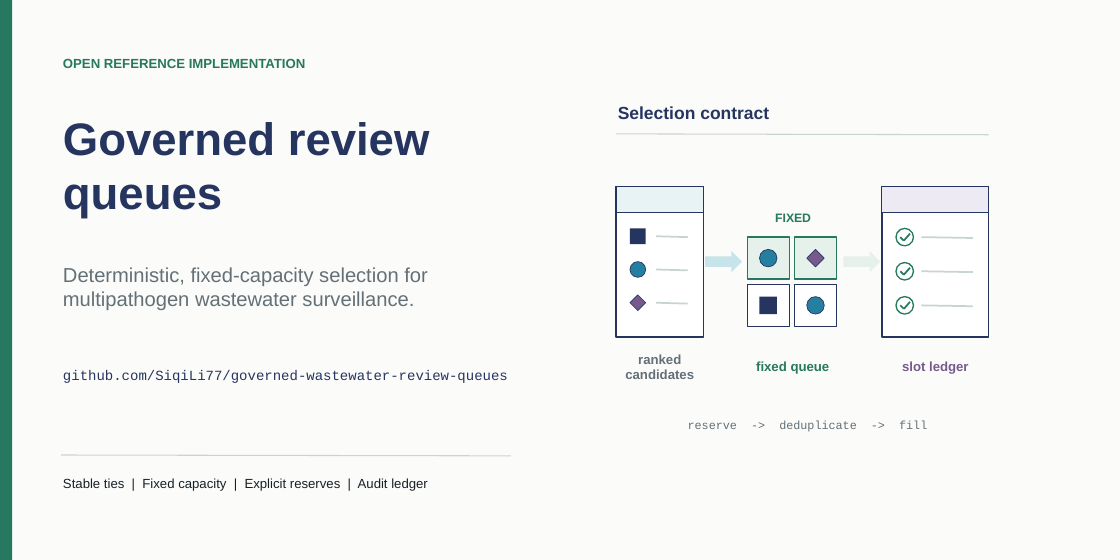
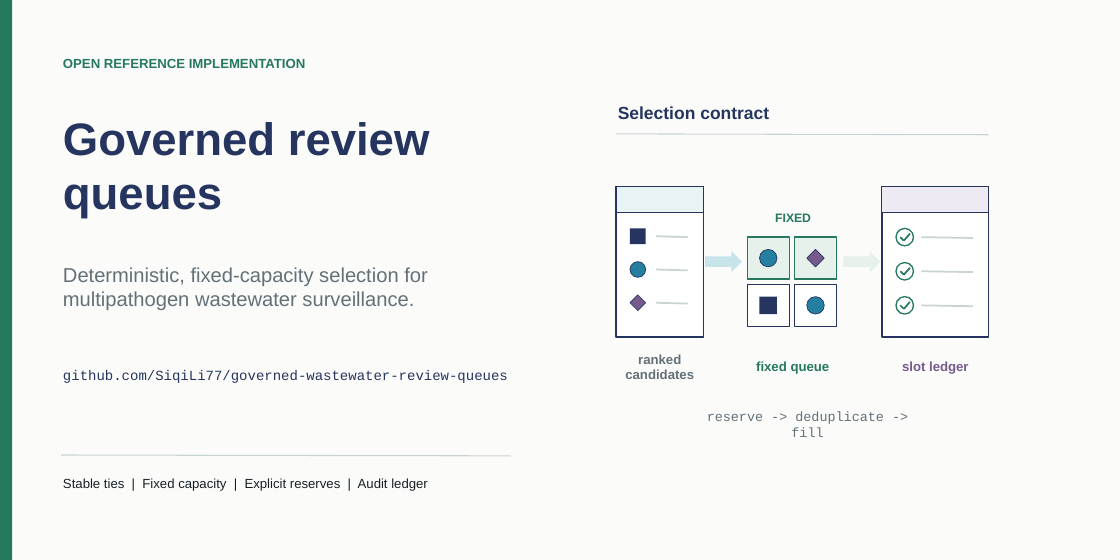
Before and after one commit to SiqiLi77/governed-wastewater-review-queues, a slide deck: slide 1 of docs/source/social_preview_editable.pptx. Drawn at 1120x560 pixels with LibreOffice and Linux fonts; fonts in the diff are those of the drawing. Boxes give left, top, right and bottom in pixels: in the first picture for what was removed or moved away, otherwise in the second. Text is boxed around its words. In the diff, an @@ line names an element or a change of style, - is before the commit and + after.

```diff
--- a/docs/source/social_preview_editable.pptx
+++ b/docs/source/social_preview_editable.pptx
@@ text "reserve -> deduplicate -> fill" at bbox=[707, 411, 884, 437]: size 10.1 to 11.6 pt @@
```
Also in this commit, not shown: 4 other files.
